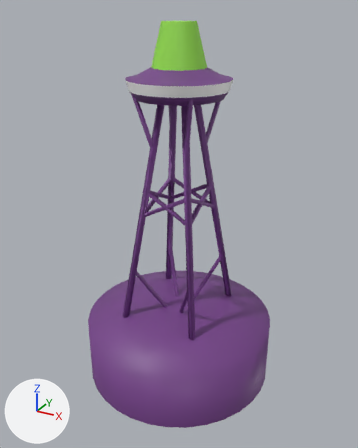
A saved change to the FBX model Assets/1_Game/Models/buoy2/buoy2.fbx.
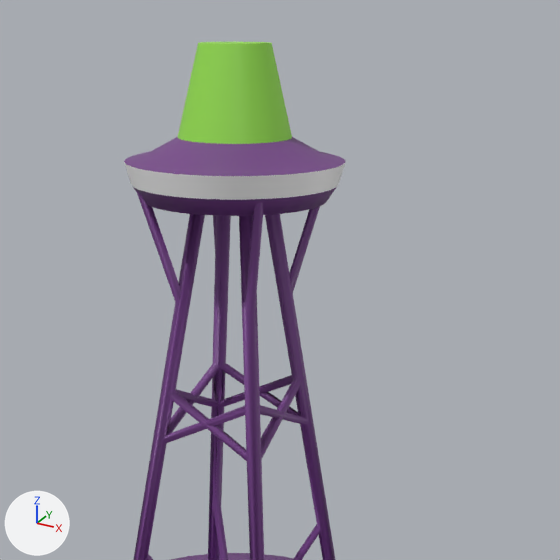
There are two pictures of each version: one whole from a 50 mm camera at (5.66, -10.3, 8.47) aimed at (0.01, -0.02, 3.33), one close up on the part from 18% to 94% of the width and 0% to 61% of the height. The lights are fixed; the arrows at lower left show +X, +Y and +Z.

The scene before the commit, as lines of its bpy script (objects in view):
```python
mat_material_001 = principled_material('Material.001')
mat_material_001.texture = img_palette_png  # with its transparency
me_cylinder_004 = bpy.data.meshes.new('Cylinder.004')
me_cylinder_004.from_pydata(...)  # 818 vertices, 621 faces; spans x -2.5..2.5, y -2.5..2.5, z -12.8..6.2
me_cylinder_004.materials.append(mat_material_001)  # picture img_palette_png
ob_cylinder_004 = bpy.data.objects.new('Cylinder.004', me_cylinder_004)
ob_cylinder_004.location = (0.0, 0.0, 1.73)
ob_cylinder_004.rotation_euler = (0.0, 0.0, -3.142)  # degrees (0, 0, -180)
ob_cylinder_004.scale = (-1.0, -1.0, -0.503)
```
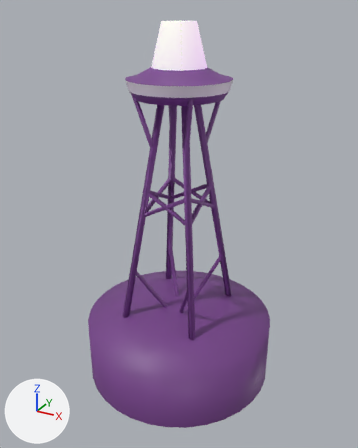
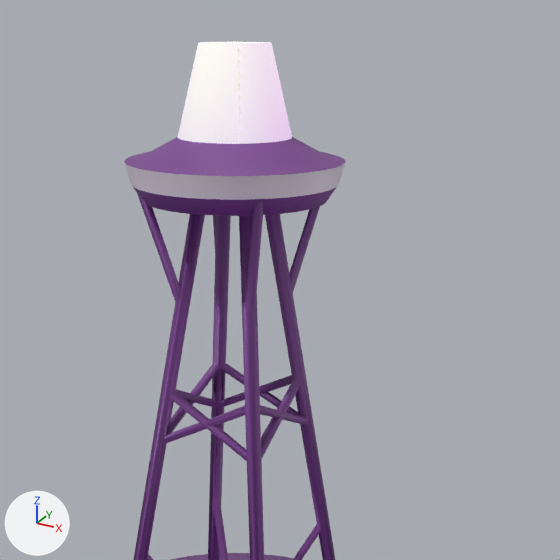
The newer file is also rescaled (x0.304), turned or shifted as a whole; pictures and numbers use the older file's frame.

What changed in the scene script:
```text
Add img_palette_buoy2_png:
    img_palette_buoy2_png = load_image('palette_buoy2.png', 'palette_buoy2.png', 1000, 1000, 'sRGB')
Add img_buoy2_purple_light_png:
    img_buoy2_purple_light_png = load_image('buoy2_purple_light.png', 'buoy2_purple_light.png', 1000, 1000, 'sRGB')
Change mat_material_001:
    where n0 = _N.new('ShaderNodeBsdfPrincipled'); n0.name = 'Principled BSDF'
    add n0.inputs[28].default_value = 1.0  # 'Emission Strength'
    where n2 = _N.new('ShaderNodeTexImage'); n2.name = 'Image Texture'
    n2.image: img_palette_png -> img_palette_buoy2_png
    add n3 = _N.new('ShaderNodeTexImage'); n3.name = 'Image Texture.001'
    add n3.image = img_buoy2_purple_light_png
    remove _L.new(n2.outputs[1], n0.inputs[4])  # 'Alpha' to 'Alpha'
    add _L.new(n3.outputs[0], n0.inputs[27])  # 'Color' to 'Emission Color'
Change me_cylinder_004:
    where me_cylinder_004.from_pydata(...)  # 818 vertices, 621 faces; spans x -2.5..2.5, y -2.5..2.5, z -12.8..6.2
    used by ob_cylinder_004; location = (0.0, 0.0, 1.73); rotation_euler = (0.0, 0.0, -3.142), in degrees (0, 0, -180); scale = (-1.0, -1.0, -0.503)
    me_cylinder_004 part 1: texture (UV) coordinates of 621 of 621 faces, centred in x -2.5..2.5, y -2.5..2.5, z -12.8..6.2, changed; they spanned u 0.25..0.76, v 0.06..0.91 and now span u 0.02..0.98, v 0.05..0.88
```

Where the change shows, as pixel boxes [x1, y1, x2, y2] in the close-ups (560 x 560 px):
'Cylinder.004', surface changed
    both: [125, 42, 345, 228]
part 1 of me_cylinder_004, surface changed
    both: [124, 42, 346, 560]
